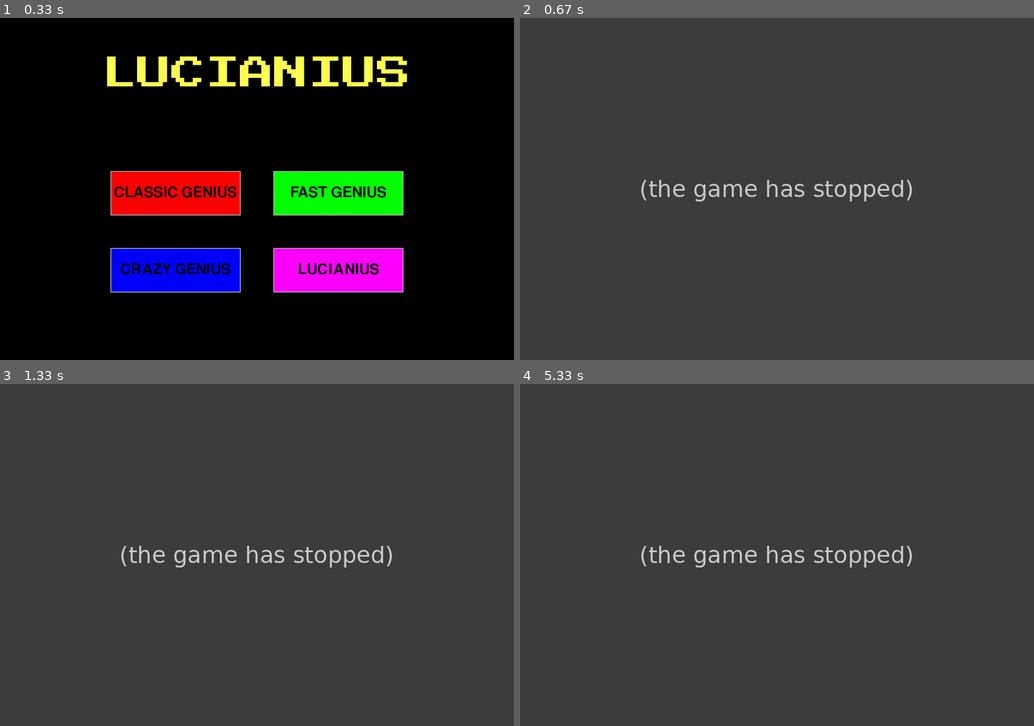
Above: before the commit, frames 1-4 (two rows, left to right).
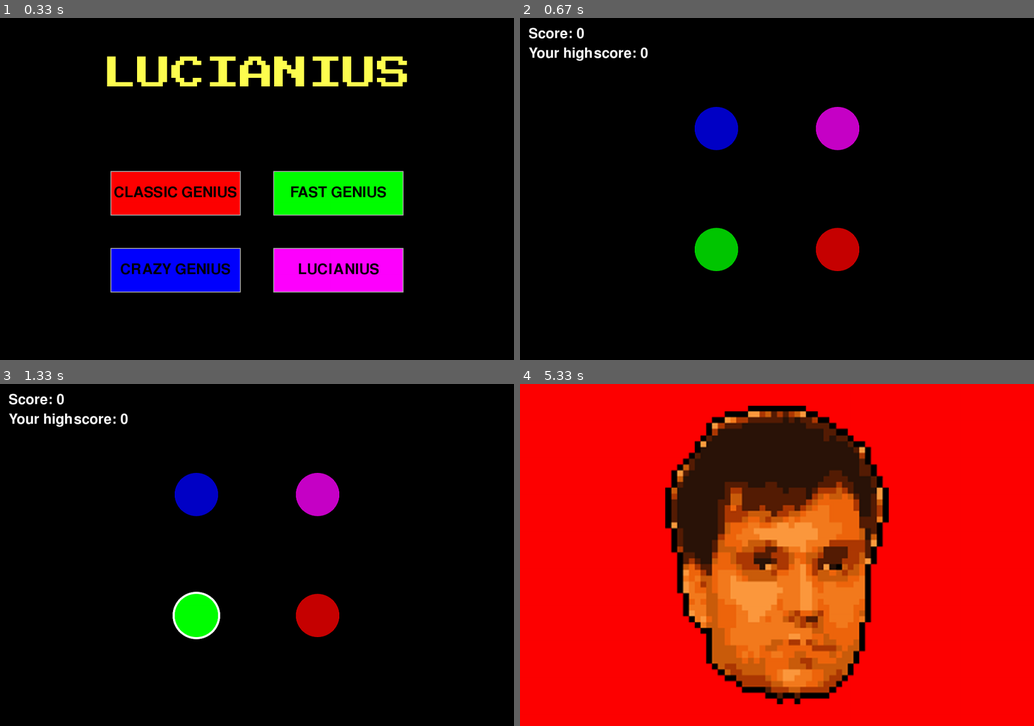
Above: after the commit, the same moments.

Repository: arieltl/genius-pygame
Game: pygame game, started from genius.py
The game is run twice, just before and just after one commit, with the same random seed, the same clock (stepped at 60 frames per second) and the same inputs.
Inputs (mouse positions are in pixels of both pictures, inside the frame that each line leads up to):
- Up to frame 1 (0.33 s): no input
- Up to frame 2 (0.67 s): click (848, 277) at 0.38 s
- Up to frame 3 (1.33 s): no input
- Up to frame 4 (5.33 s): click (905, 616) at 1.88 s; click (818, 613) at 5.28 s

Frame 1 is identical in both runs. In frame 2, 100% of the frame differs, in the area x 0-100%, y 0-100%; in frame 3, 100%; in frame 4, 100%.
Error before the commit: TypeError: unsupported operand type(s) for %: 'builtin_function_or_method' and 'int' (main_g...; the game stopped at 0.38 s (later frames are placeholders)

Commit message:
correcao de bug

Diff:
--- a/main_game.py
+++ b/main_game.py
@@ -37,7 +37,6 @@
 
     #adciona um botao na sequencia
     def increment_sequence(self):
-        round = len(self.sequence)
         #ajusta dificuladade de acordo com modo de jogo
         self.increase_difficulty()
         self.sequence.append(randint(0, len(self.circles)-1))
@@ -45,6 +44,7 @@
         self.play_sequence()
 
     def increase_difficulty(self):
+        round = len(self.sequence)
         #adicona novos botoes de acordo com modo de jogo
         if self.difficulty[1] and round % 3 == 0 and round !=0 and len(self.circles) < 8:
             next_i = len(self.circles)
